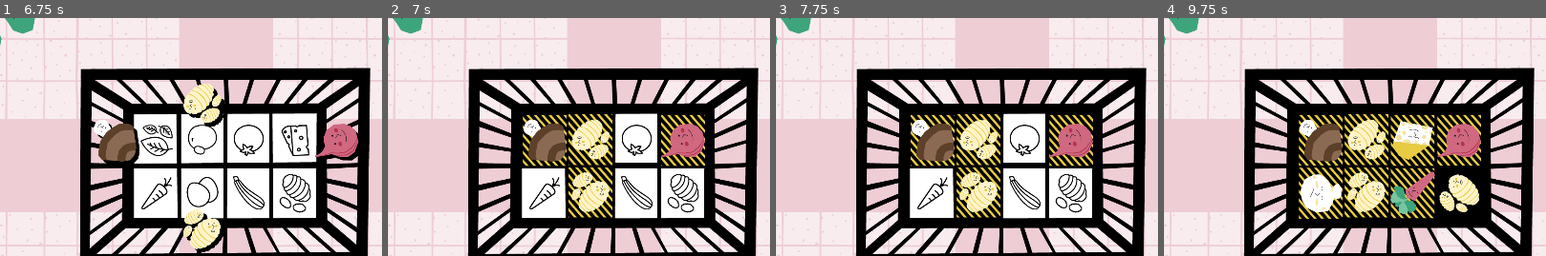
Above: before the commit, frames 1-4 (left to right).
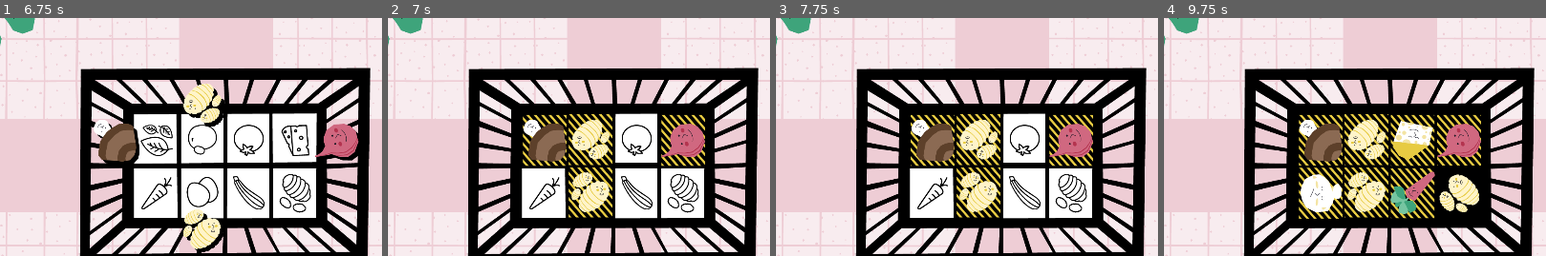
Above: after the commit, the same moments.

Repository: nuco-san/rotary_game
Game: Godot game, scene res://Scenes/TItleScreen.tscn
Same seed, same stepped clock (60 frames per second), same inputs: the game is played once before the commit and once after it.
Inputs:
- Up to frame 1 (6.75 s): click "MODALITÀ STORIA" at 0.5 s; click "AVANTI" at 1.25 s; click "AVANTI" at 2 s; tap Enter at 2.75, 5 s; tap Space at 3.5 s
- Up to frame 2 (7 s): no input
- Up to frame 3 (7.75 s): no input
- Up to frame 4 (9.75 s): no input
The pictures show only the part of the screen within x 21-71%, y 20-70%; the shares and areas given below are measured in that part.

Frame 1 is identical in both runs. In frame 2, 3.2% of the frame differs, in the area x 47-83%, y 40-84%; in frame 3, 3.9%; in frame 4, 6.0%, in the area x 47-83%, y 40-85%.

Commit message:
risolto bug spawn iniziale

Diff:
--- a/Scenes/Minigioco.gd
+++ b/Scenes/Minigioco.gd
@@ -6,7 +6,7 @@
 var score := 0
 var is_doing_fire_sequence = false
 var fire_time_left = 5
-var wanted_score := 8
+var wanted_score := 2
 
 func _ready():
 	time_left = Global.minigame_duration
--- a/Scenes/Minigioco.tscn
+++ b/Scenes/Minigioco.tscn
@@ -45,6 +45,7 @@
 visible = false
 position = Vector2( -7, -25 )
 frames = SubResource( 1 )
+frame = 1
 playing = true
 
 [node name="FireSound" type="AudioStreamPlayer" parent="Sfondo_sotto/Fuoco"]
@@ -72,7 +73,7 @@
 position = Vector2( 8, -588 )
 
 [node name="FoodBackgroundWrong" parent="TrackManagerBottom/FoodTrack_1/FinishingPoint" index="3"]
-frame = 1
+frame = 0
 
 [node name="FoodTrack_2" parent="TrackManagerBottom" index="1"]
 position = Vector2( 117, -1 )
@@ -82,7 +83,7 @@
 position = Vector2( 7, -585 )
 
 [node name="FoodBackgroundWrong" parent="TrackManagerBottom/FoodTrack_2/FinishingPoint" index="3"]
-frame = 1
+frame = 0
 
 [node name="TrackManagerRight" parent="." instance=ExtResource( 3 )]
 position = Vector2( 1797, 539 )
@@ -95,7 +96,7 @@
 position = Vector2( -659, 0 )
 
 [node name="FoodBackgroundWrong" parent="TrackManagerRight/FoodTrack_1/FinishingPoint" index="3"]
-frame = 1
+frame = 0
 
 [node name="FoodTrack_2" parent="TrackManagerRight" index="1"]
 position = Vector2( 0, 133 )
@@ -106,7 +107,7 @@
 position = Vector2( -659, 0 )
 
 [node name="FoodBackgroundWrong" parent="TrackManagerRight/FoodTrack_2/FinishingPoint" index="3"]
-frame = 1
+frame = 0
 
 [node name="TrackManagerTop" parent="." instance=ExtResource( 3 )]
 position = Vector2( 897, -41 )
@@ -119,7 +120,7 @@
 position = Vector2( 8, 578 )
 
 [node name="FoodBackgroundWrong" parent="TrackManagerTop/FoodTrack_1/FinishingPoint" index="3"]
-frame = 1
+frame = 0
 
 [node name="FoodTrack_2" parent="TrackManagerTop" index="1"]
 position = Vector2( 117, -1 )
@@ -130,7 +131,7 @@
 position = Vector2( 7, 581 )
 
 [node name="FoodBackgroundWrong" parent="TrackManagerTop/FoodTrack_2/FinishingPoint" index="3"]
-frame = 1
+frame = 0
 
 [node name="Sfondo_sopra" type="Sprite" parent="."]
 position = Vector2( 961, 610 )
--- a/Scenes/TrackManager.gd
+++ b/Scenes/TrackManager.gd
@@ -10,7 +10,6 @@
 var track_1_empty = false
 var track_2_empty = false
 
-var is_spawning = false
 var next_spawn_track := 0
 
 export(Resource) var minigame3_recipe_1
@@ -24,16 +23,13 @@
 
 func first_spawn():
 	randomize_timer()
-	$SpawnTimer.start()
 	track_1.spawn_food()
 
 
 func _on_track_empty(id):
-	if not is_spawning:
-		is_spawning = true
-		next_spawn_track = id
-		randomize_timer()
-		$SpawnTimer.start()
+	next_spawn_track = id
+	randomize_timer()
+	$SpawnTimer.start()
 
 
 
@@ -78,4 +74,3 @@
 		track_2.spawn_food()
 	if next_spawn_track == 2:
 		track_1.spawn_food()
-	is_spawning = false
